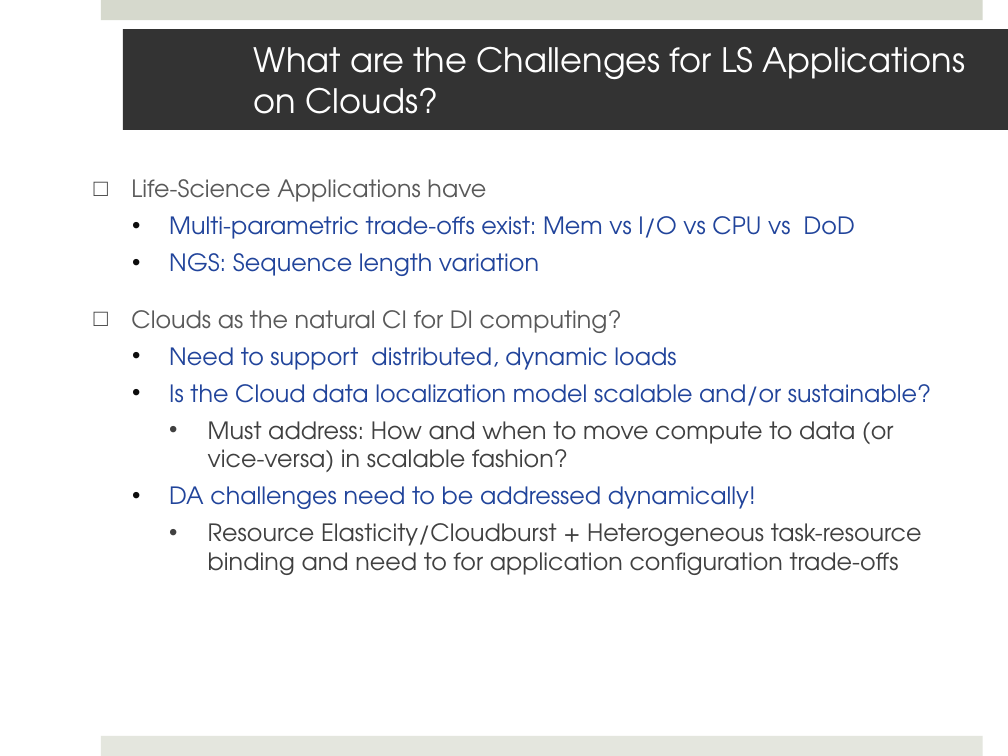
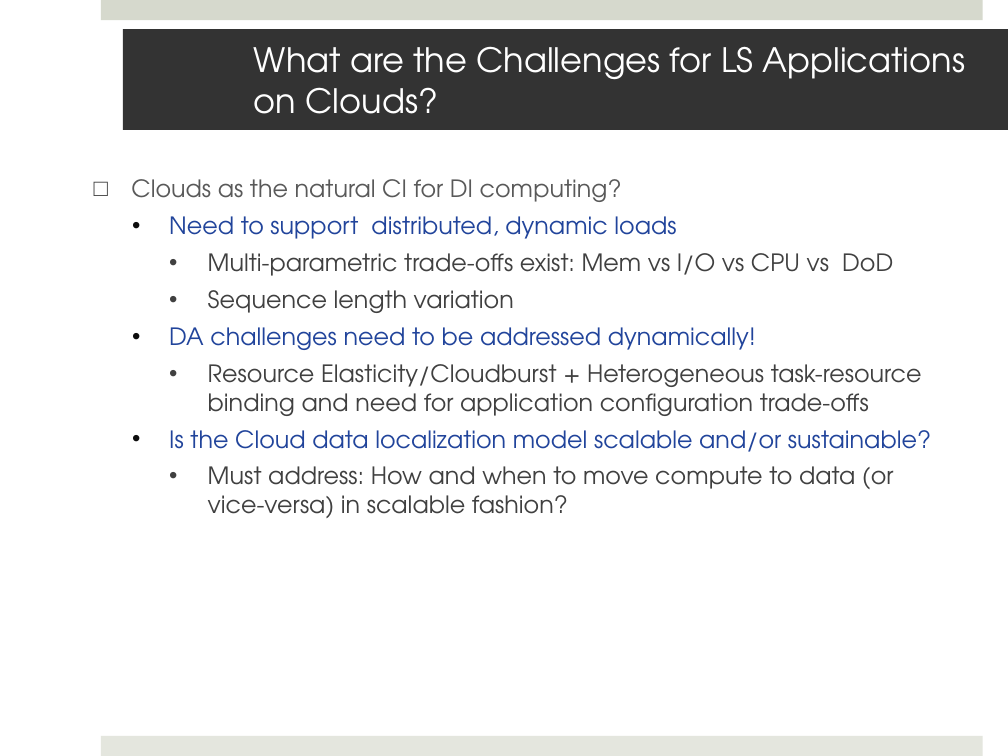
Before and after one commit to saga-project/saga-cpp-legacy-projects, a slide deck: slide 20 of saga-talks/ecmls11-dare.pptx (slide 19 before the commit). Drawn at 1008x756 pixels with LibreOffice and Linux fonts; fonts in the diff are those of the drawing; background and template pictures are left out. Boxes give left, top, right and bottom in pixels: in the first picture for what was removed or moved away, otherwise in the second. Text is boxed around its words. In the diff, an @@ line names an element or a change of style, - is before the commit and + after.

```diff
--- a/saga-talks/ecmls11-dare.pptx
+++ b/saga-talks/ecmls11-dare.pptx
@@ text at bbox=[131, 179, 855, 276]: paragraphs removed @@
-□ Life-Science Applications have
-  • Multi-parametric trade-offs exist: Mem vs I/O vs CPU vs DoD
-  • NGS: Sequence length variation
@@ text at bbox=[208, 253, 922, 416]: paragraphs added @@
+    • Multi-parametric trade-offs exist: Mem vs I/O vs CPU vs DoD
+    • Sequence length variation
+  • DA challenges need to be addressed dynamically!
+    • Resource Elasticity/Cloudburst + Heterogeneous task-resource binding and need for application configuration trade-offs
@@ text at bbox=[169, 486, 922, 575]: paragraphs removed @@
-  • DA challenges need to be addressed dynamically!
-    • Resource Elasticity/Cloudburst + Heterogeneous task-resource binding and need to for application configuration trade-offs
```
Also in this commit, not shown: 7 other slides changed, 1 slide added, 1 other file.
